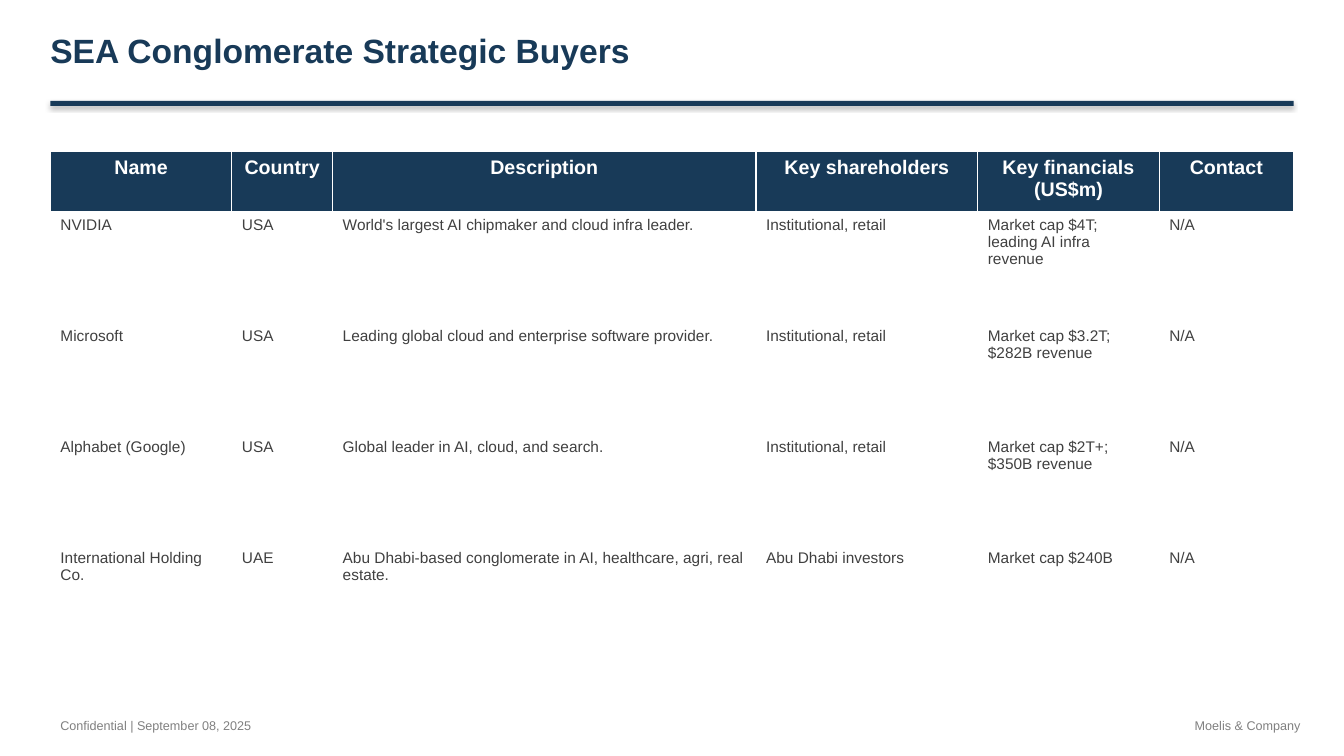
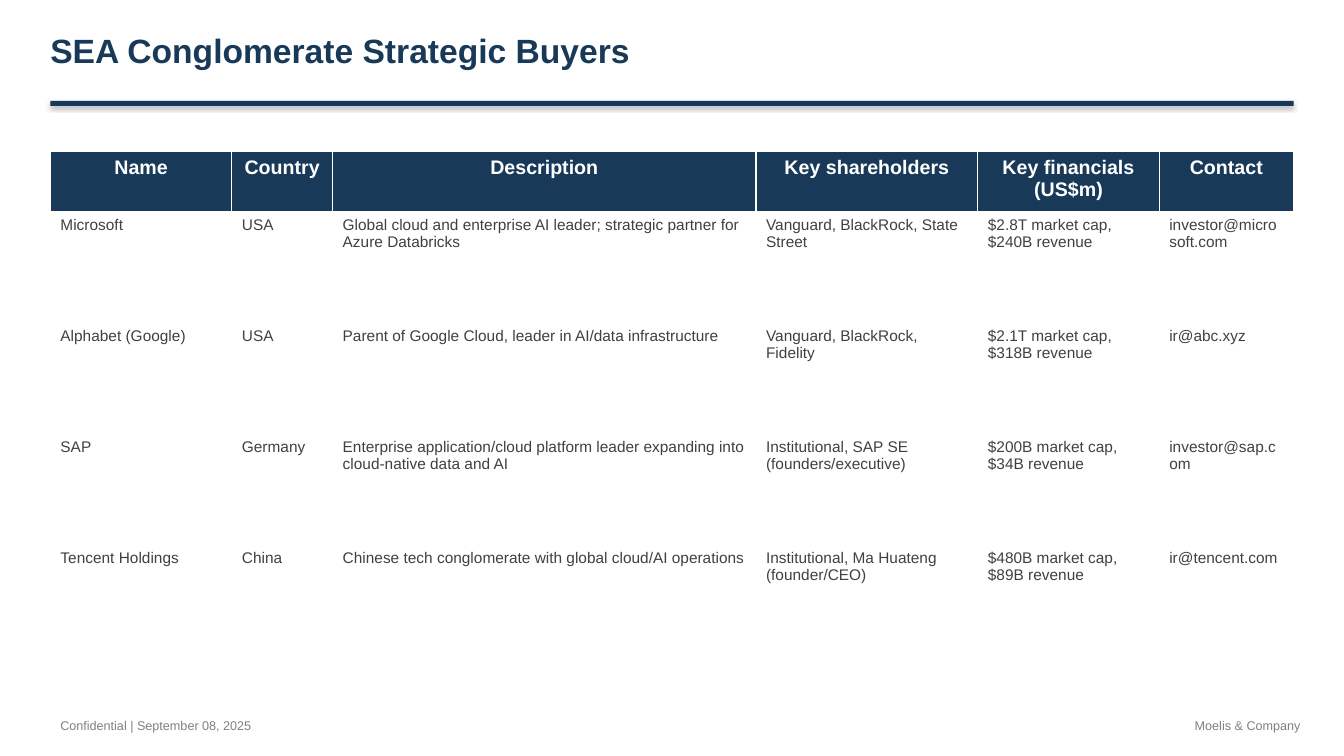
Before and after one commit to alinvb/slide_generator, a slide deck: slide 13 of ai_generated_deck.pptx (slide 11 before the commit). Drawn at 1344x756 pixels with LibreOffice and Linux fonts; fonts in the diff are those of the drawing. Boxes give left, top, right and bottom in pixels: in the first picture for what was removed or moved away, otherwise in the second. Text is boxed around its words. In the diff, an @@ line names an element or a change of style, - is before the commit and + after.

Commit message:
Fix critical conversation logic preventing strategic/financial buyers from being requested
- Fixed topic coverage detection confusion between sea_conglomerates and strategic/financial buyers
- Separated buyer detection logic with specific keyword requirements:
  * Strategic buyers: requires 'strategic buyer', 'strategic rationale', 'corporate buyer' terms
  * Financial buyers: requires 'financial buyer', 'private equity', 'pe fund' terms
  * Sea conglomerates: requires 'conglomerate', 'global conglomerate', 'holding company' terms
- Removed overlapping keywords that caused cross-contamination in lines 3524-3525
- Enhanced keyword specificity in topics_checklist to prevent false positives
- Ensures all three buyer sections (strategic, financial, conglomerates) are requested independently

Resolves issue where discussing global conglomerates incorrectly marked strategic/financial buyers as covered

```diff
--- a/ai_generated_deck.pptx
+++ b/ai_generated_deck.pptx
@@ table at (x1=50, y1=151, x2=1294, y2=655) @@
-row 2: NVIDIA | USA | World's largest AI chipmaker and cloud infra leader. | Institutional, retail | Market cap $4T; leading AI infra revenue | N/A
+row 2: Microsoft | USA | Global cloud and enterprise AI leader; strategic partner for Azure Databricks | Vanguard, BlackRock, State Street | $2.8T market cap, $240B revenue | investor@microsoft.com
-row 3: Microsoft | USA | Leading global cloud and enterprise software provider. | Institutional, retail | Market cap $3.2T; $282B revenue | N/A
+row 3: Alphabet (Google) | USA | Parent of Google Cloud, leader in AI/data infrastructure | Vanguard, BlackRock, Fidelity | $2.1T market cap, $318B revenue | ir@abc.xyz
-row 4: Alphabet (Google) | USA | Global leader in AI, cloud, and search. | Institutional, retail | Market cap $2T+; $350B revenue | N/A
+row 4: SAP | Germany | Enterprise application/cloud platform leader expanding into cloud-native data and AI | Institutional, SAP SE (founders/executive) | $200B market cap, $34B revenue | investor@sap.com
-row 5: International Holding Co. | UAE | Abu Dhabi-based conglomerate in AI, healthcare, agri, real estate. | Abu Dhabi investors | Market cap $240B | N/A
+row 5: Tencent Holdings | China | Chinese tech conglomerate with global cloud/AI operations | Institutional, Ma Huateng (founder/CEO) | $480B market cap, $89B revenue | ir@tencent.com
```
Also in this commit, not shown: 9 other slides changed, 5 slides added, 5 slides removed, 5 other files.
